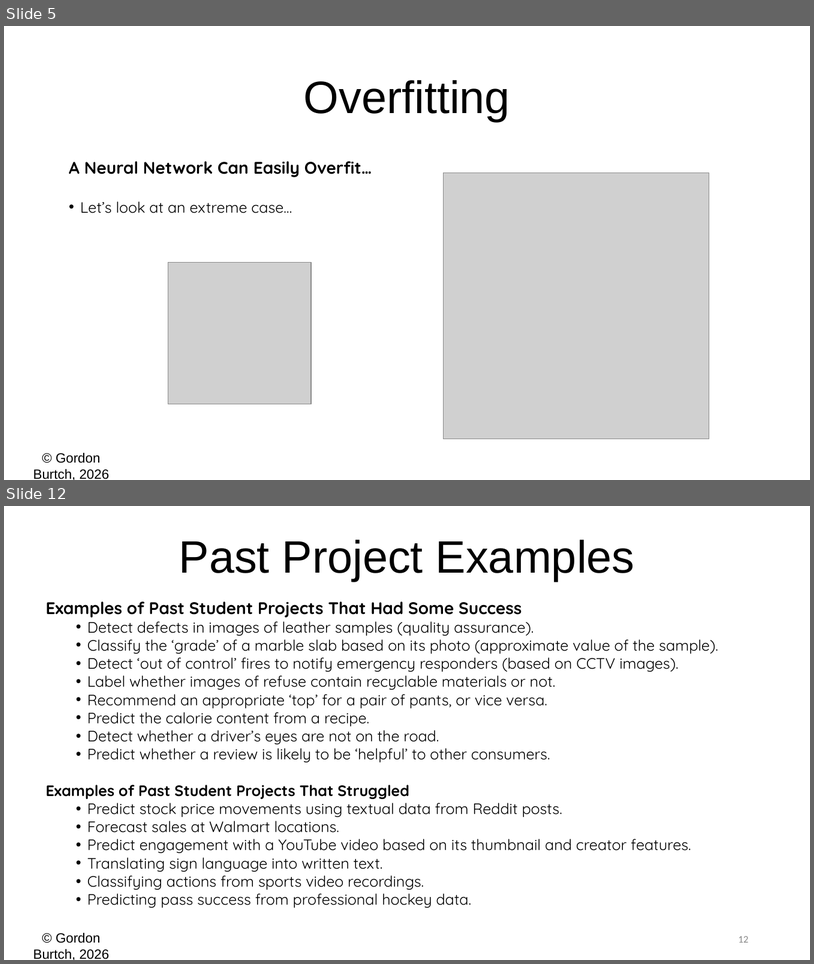
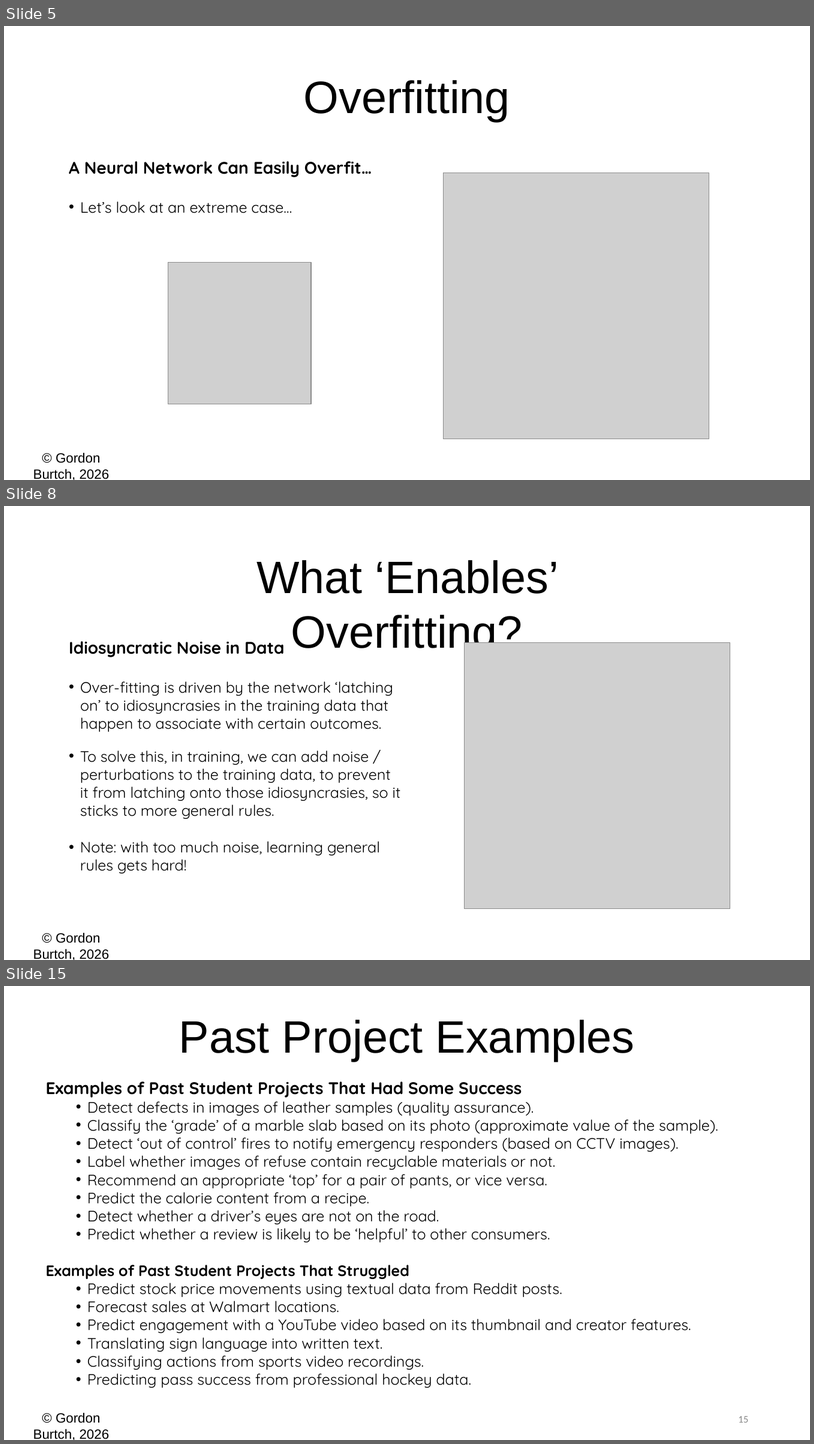
Before and after one commit to gburtch/BA510-2026, a slide deck: Week 4/4 - Model Fitting.pptx. Shown one above the other, each under a label of ours: slides 5 and 12 before the commit, slides 5, 8 and 15 after it; the slides between them are not shown. The pictures are 814x964 and 814x1444 pixels, drawn with LibreOffice and Linux fonts; fonts in the diff are those of the drawing; grey boxes stand for pictures. Boxes give left, top, right and bottom in pixels: in the first picture for what was removed or moved away, otherwise in the second. Text is boxed around its words. In the diff, an @@ line names an element or a change of style, - is before the commit and + after.

```diff
--- a/Week 4/4 - Model Fitting.pptx
+++ b/Week 4/4 - Model Fitting.pptx
@@ slide 8 added at bbox=[4, 506, 810, 960], background #FFFFFF; not listed: 1 template element that a slide beside it also shows @@
@@ text added at bbox=[257, 560, 560, 656], 54 pt, text #000000 @@
+What ‘Enables’ Overfitting?
@@ text added at bbox=[69, 641, 393, 732], 18 pt, text #000000 @@
+Idiosyncratic Noise in Data
+• Over-fitting is driven by the network ‘latching on’ to idiosyncrasies in the training data that happen to associate with certain outcomes.
@@ picture added at bbox=[464, 642, 731, 908] @@
@@ text added at bbox=[80, 750, 401, 873], 18 pt, text #000000 @@
+• To solve this, in training, we can add noise / perturbations to the training data, to prevent it from latching onto those idiosyncrasies, so it sticks to more general rules.
+• Note: with too much noise, learning general rules gets hard!
@@ what was slide 12 is now slide 15 @@
@@ page number at bbox=[738, 1416, 749, 1422]: text changed @@
-12
+15
```
Also in this commit, not shown: 7 slides changed, 2 other slides added, 3 other files.
